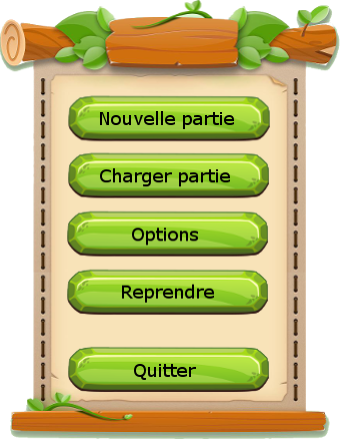
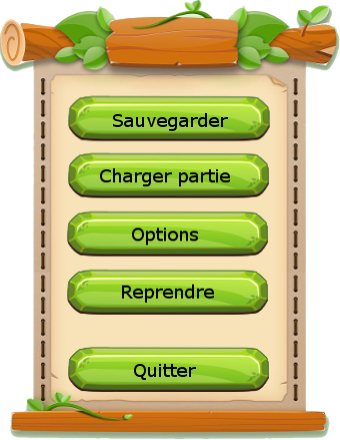
Two versions of the same layered image (340×440). Layer-by-layer changes:
painted on "Reprendre" over [100, 111, 234, 131]
